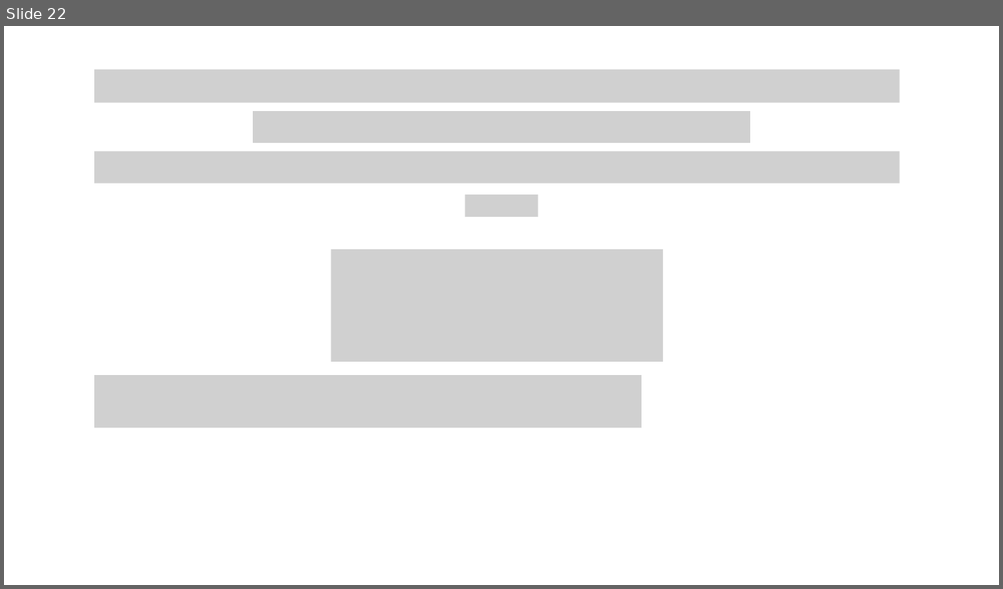
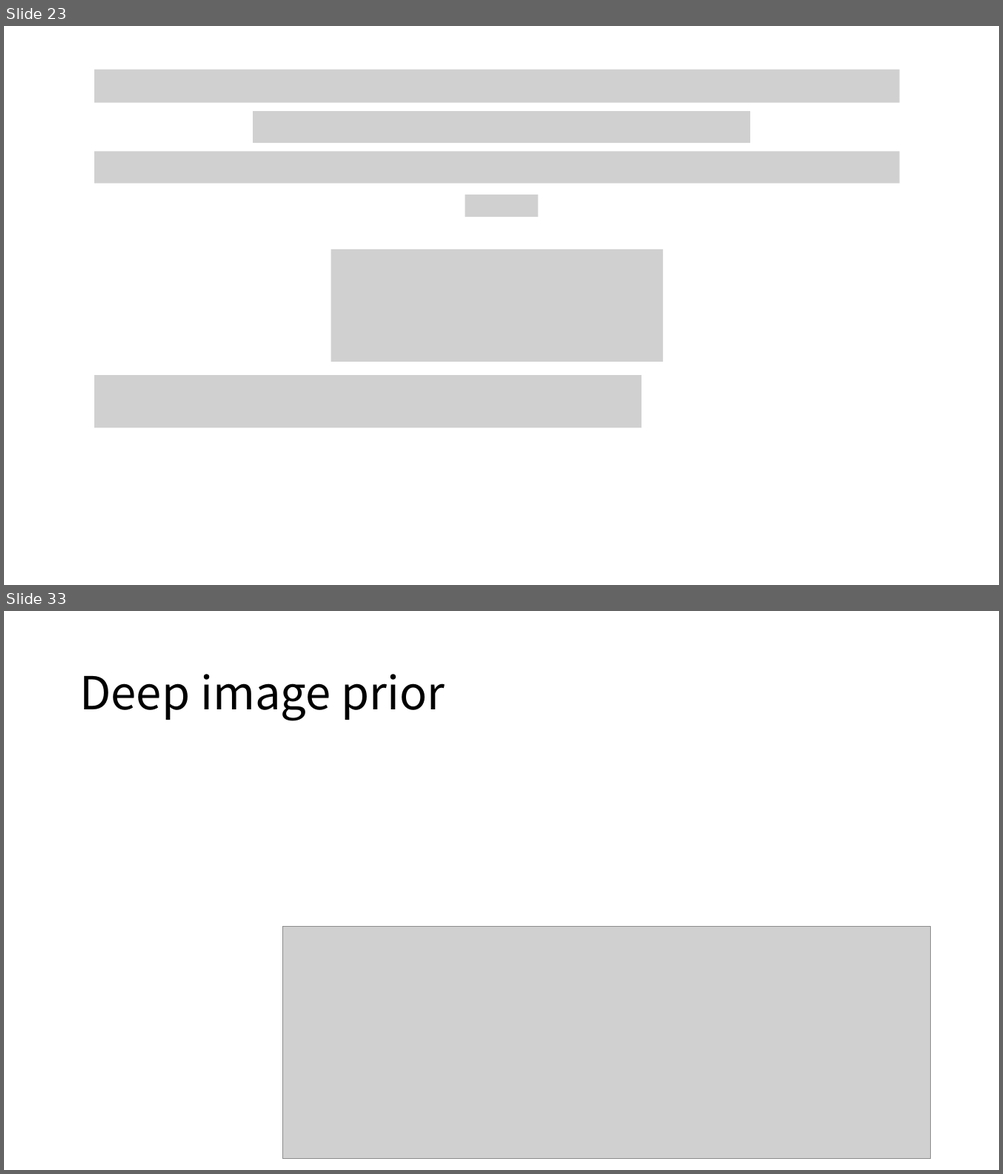
Before and after one commit to atuyoti/dot, a slide deck: slide/0519.pptx. Shown one above the other, each under a label of ours: slide 22 before the commit, slides 23 and 33 after it; the slides between them are not shown. The pictures are 1003x589 and 1003x1174 pixels, drawn with LibreOffice and Linux fonts; fonts in the diff are those of the drawing; grey boxes stand for pictures. Boxes give left, top, right and bottom in pixels: in the first picture for what was removed or moved away, otherwise in the second. Text is boxed around its words. In the diff, an @@ line names an element or a change of style, - is before the commit and + after.

```diff
--- a/slide/0519.pptx
+++ b/slide/0519.pptx
@@ slide 33 added at <box>4,611,999,1170</box>, background #FFFFFF @@
@@ title added at <box>79,674,445,721</box>, 44 pt, text #000000 @@
+Deep image prior
@@ picture added at <box>283,926,930,1159</box> @@
@@ what was slide 22 is now slide 23 @@
```
Also in this commit, not shown: 3 slides changed, 20 other slides added.
